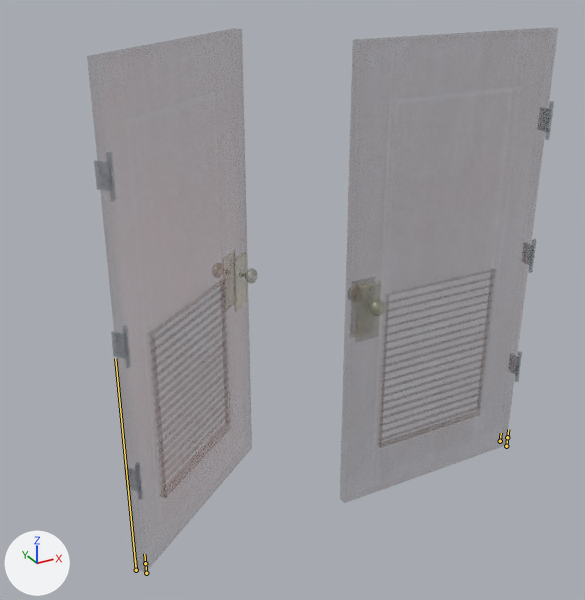
Before and after pictures for a commit that changed the FBX model Framework/Client/Bin/Resources/Models/Map/Prop/Gimmick/sm40/sm40_007_doubledoors01a_Anim.fbx.
Camera for both pictures: a camera (50 mm lens) standing at (-0.71, -2.66, 2.41) and looking at (0.95, 0.37, 0.89). Every picture has the same lights, and +X, +Y and +Z are marked at lower left. Both versions are drawn at frame 26 of the action 'root|LSideDoor_Open_L'; the numbers are the values there. The bones that bend it are drawn over the model as lines.

In view in the first picture: 'LOD_1_Group_1_Sub_1__sm40_007_DoubleDoors01A_A_Mat', 'LOD_1_Group_2_Sub_1__sm40_007_DoubleDoors01A_A_Mat'.
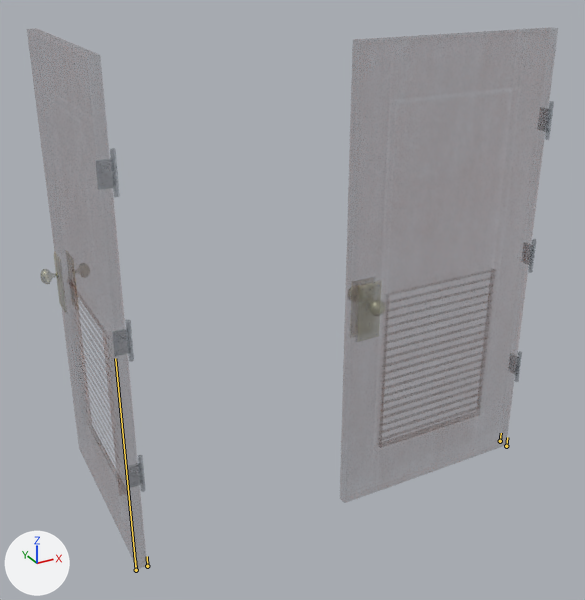
Pixel boxes (x1, y1, x2, y2) of what changed, in the pictures (585 x 600 px):
'LOD_1_Group_1_Sub_1__sm40_007_DoubleDoors01A_A_Mat', no longer drawn
    before: (94, 152, 247, 499)
'LOD_0_Group_1_Sub_2', now drawn
    after: (54, 148, 146, 492)

The change in detail:
Bone '_01' (bone_01) turns from (0, 38, 0) to (0, 89, 0) degrees about its own x, y and z.
